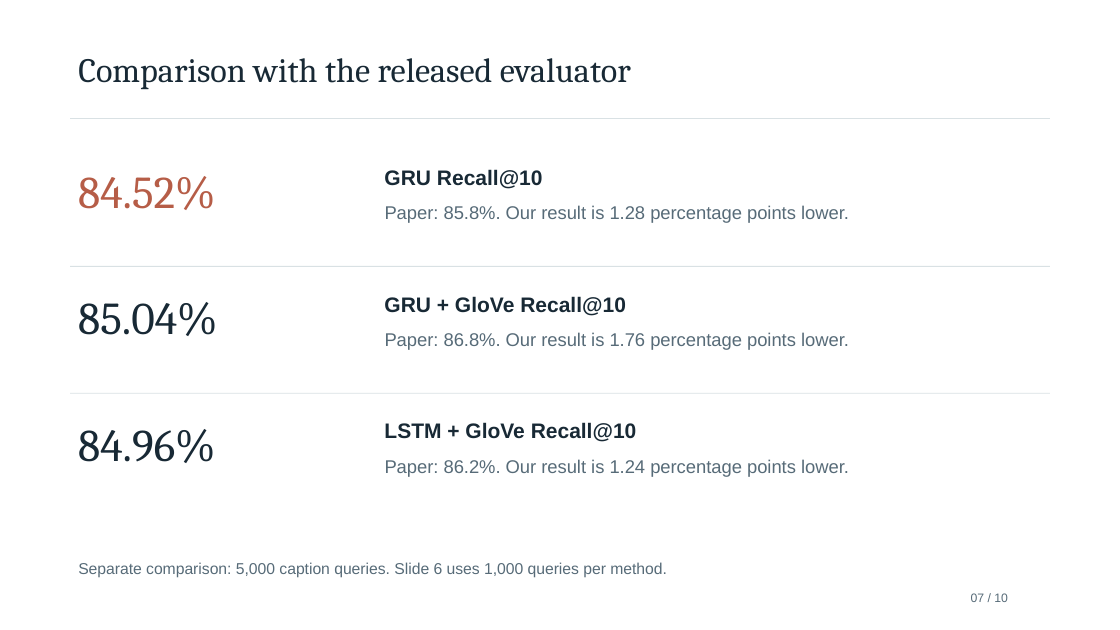
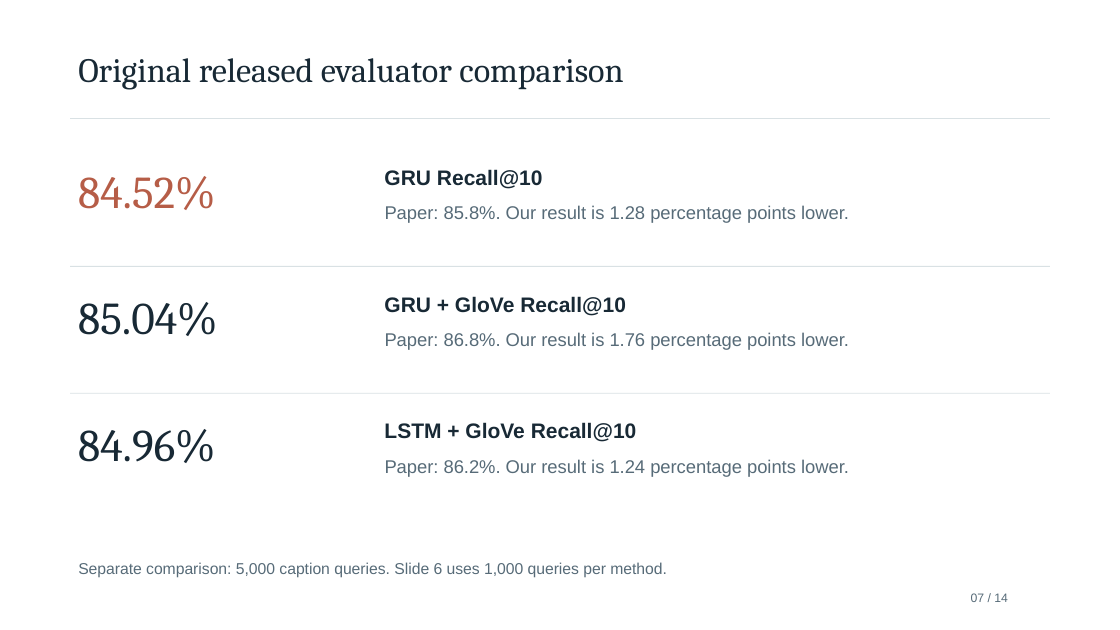
Before and after one commit to kishansaaai/ML_PROJECT, a slide deck: slide 7 of ML_PROJECT_review.pptx. Drawn at 1120x630 pixels with LibreOffice and Linux fonts; fonts in the diff are those of the drawing. Boxes give left, top, right and bottom in pixels: in the first picture for what was removed or moved away, otherwise in the second. Text is boxed around its words. In the diff, an @@ line names an element or a change of style, - is before the commit and + after.

```diff
--- a/ML_PROJECT_review.pptx
+++ b/ML_PROJECT_review.pptx
@@ text at (78,58,623,89): text changed @@
-Comparison with the released evaluator
+Original released evaluator comparison
@@ text at (971,593,1008,602): text changed @@
-07 / 10
+07 / 14
```
Also in this commit, not shown: 7 other slides changed, 6 slides added, 2 slides removed, 13 other files.
